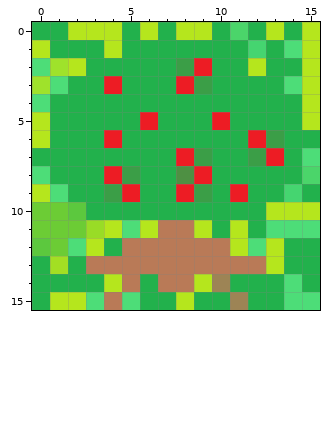
One commit to this pixel-art sprite: Project1.gmx/sprites/images/Rock_sprite_2.png. The picture above was drawn from the file before the commit.
The file is 64x64 pixels, drawn in blocks of 4x4; one block is one cell here.
Once edited:
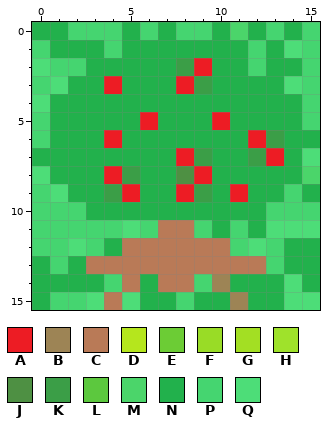
Palette (. is transparent): A #ed1c24  B #9d8455  C #b97a57  D #b5e61d  E #6ccc35  F #99dc26  G #a3df23  H #9fe22b  J #4e9043  K #3b9e47  L #5cc83e  M #4bd56a  N #22b14c  P #45d570  Q #4ddd78
Diff:
y 0: x 2..4 DDD -> PPP; x 6 D -> P; x 8..9 DD -> PP; x 13 D -> P; x 15 D -> P
y 1: x 0 D -> P; x 4 D -> P; x 15 D -> P
y 2: x 1..2 HD -> PP; x 12 D -> P; x 15 D -> P
y 3: x 0 H -> P; x 15 D -> P
y 4: x 15 D -> P
y 5: x 0 D -> P; x 15 D -> P
y 6: x 0 D -> P
y 9: x 0 D -> P
y 10: x 0..2 EEL -> PPP; x 13..15 DDD -> PPP
y 11: x 0..4 EEEFD -> PPPPP; x 6 D -> P; x 9 D -> P; x 11 D -> P
y 12: x 0..1 LE -> PP; x 3 D -> P; x 11 D -> P; x 13 D -> P
y 13: x 1 G -> P; x 13 D -> P
y 14: x 4 D -> P; x 9 D -> P
y 15: x 1..2 DD -> PP; x 8 D -> P
Changed places in both pictures, as pixel boxes (x1, y1, x2, y2):
changed: (32, 22, 320, 310)
